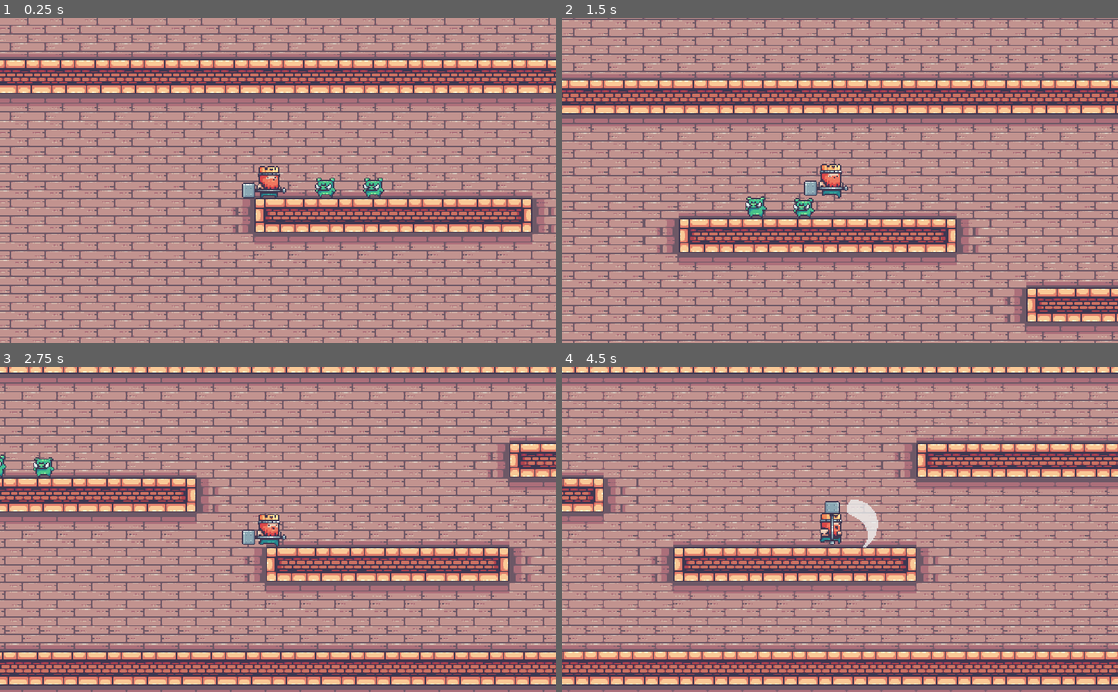
Above: before the commit, frames 1-4 (two rows, left to right).
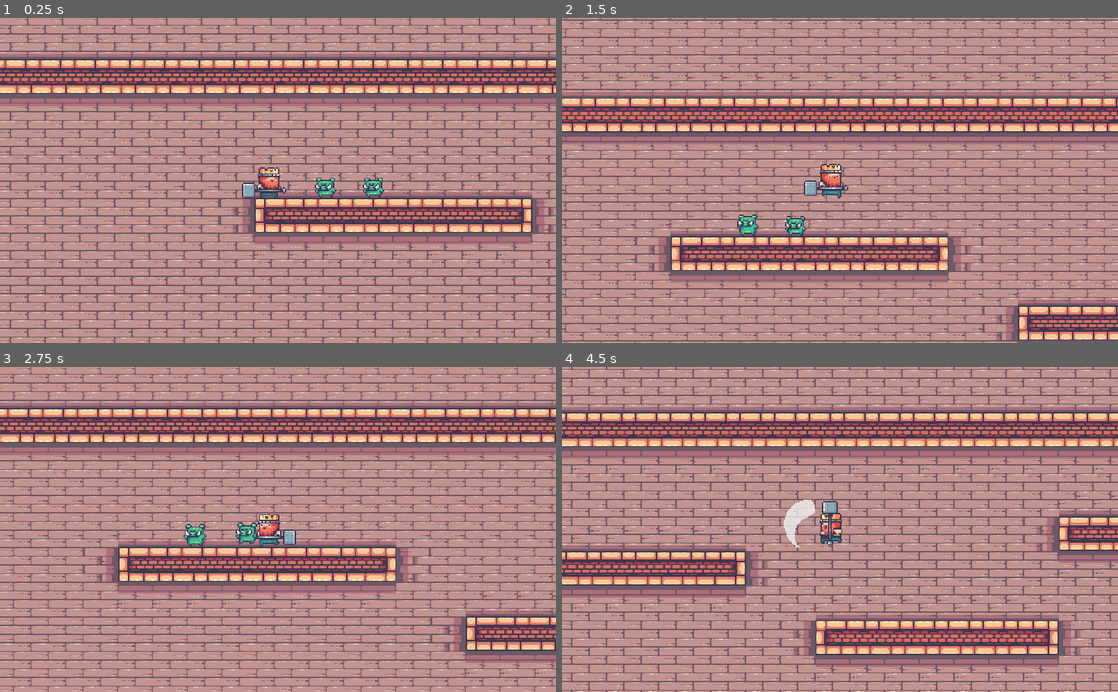
Above: after the commit, the same moments.

Repository: brunoskonrad/kings-and-pigs
Game: Godot game, scene res://Levels/Sandbox.tscn
Two runs of this game, one before a commit and one after it. Both use one fixed random seed, a clock stepped at 60 frames per second and the inputs below.
Inputs:
- Up to frame 1 (0.25 s): no input
- Up to frame 2 (1.5 s): hold Q (attack) 0.53-1.28 s; hold Right (ui_right) from 0.53 s (still down); tap Space (jump) at 0.77, 0.8, 1.07, 1.35 s
- Up to frame 3 (2.75 s): tap Space (jump) at 1.52, 1.82, 2.3 s; tap Q (attack) at 1.55 s; release Right (ui_right) at 2.03 s; hold Left (ui_left) from 2.03 s (still down); hold Q (attack) from 2.03 s (still down)
- Up to frame 4 (4.5 s): release Left (ui_left) at 2.78 s; release Q (attack) at 2.78 s; hold Right (ui_right) 2.78-4.28 s; tap Q (attack) at 2.85, 4.35 s; tap Space (jump) at 3.02, 3.32 s; hold Space (jump) 3.53-4.28 s; hold Left (ui_left) from 4.28 s (still down)

The runs differ from the first frame. In frame 1, 0.1% of the frame differs, in the area x 46-51%, y 45-51%; in frame 2, 56%; in frame 3, 61%; in frame 4, 75%, in the area x 0-100%, y 0-100%.

Commit message:
Move & jump and so

Diff:
--- a/Actors/Enemies/Pig/Pig.gd
+++ b/Actors/Enemies/Pig/Pig.gd
@@ -40,5 +40,4 @@
 		velocity.x = 0
 
 func _on_AnimatedSprite_dead_animation_finished():
-	print("DEAD")
 	queue_free()
--- a/Actors/Enemies/Pig/Pig.tscn
+++ b/Actors/Enemies/Pig/Pig.tscn
@@ -110,7 +110,6 @@
 position = Vector2( 2.16744e-07, 0 )
 frames = SubResource( 18 )
 animation = "idle"
-frame = 1
 playing = true
 script = ExtResource( 10 )
 
@@ -128,7 +127,6 @@
 [node name="State" type="Node" parent="."]
 script = ExtResource( 4 )
 host_path = NodePath("..")
-DEBUG = true
 
 [node name="Idle" type="Node" parent="State"]
 script = ExtResource( 6 )
--- a/Actors/Enemies/Pig/PigAnimation.gd
+++ b/Actors/Enemies/Pig/PigAnimation.gd
@@ -8,8 +8,6 @@
 	play(state)
 
 func _on_AnimatedSprite_animation_finished():
-	print("Animation finished: ", animation)
-
 	if animation == "hit":
 		emit_signal("hit_animation_finished")
 		return
--- /dev/null
+++ b/Actors/Player/ControlMovement.gd
@@ -0,0 +1,23 @@
+extends Node
+
+onready var player: PlayerKing = get_parent()
+
+func _physics_process(delta):
+	match player.get_running_direction():
+		"right":
+			move_to_right()
+		"left":
+			move_to_left()
+		_:
+			halt()
+
+func move_to_right():
+	player.velocity.x = player.speed
+	player.face_right()
+
+func move_to_left():
+	player.velocity.x = -player.speed
+	player.face_left()
+
+func halt():
+	player.velocity.x = 0
--- a/Actors/Player/Jump.gd
+++ b/Actors/Player/Jump.gd
@@ -9,4 +9,4 @@
 func enter_state(previous_state):
 	var host = host()
 
-	host.velocity.y = -550
+	host.velocity.y = -host.jump_strength
--- a/Actors/Player/PlayerKing.gd
+++ b/Actors/Player/PlayerKing.gd
@@ -1,14 +1,18 @@
 extends KinematicBody2D
 class_name PlayerKing
 
+signal direction_changed
+
 export(int) var speed = 300
+export(int) var jump_strength = 650
 
 onready var velocity: Vector2 = Vector2(0, 0)
 const FLOOR = Vector2(0, -1)
 
 var gravity = 1500
+var previous_position = Vector2()
 
-var previous_position = Vector2()
+var facing_direction = "right"
 
 func _physics_process(delta):
 	$State.physics_process(delta)
@@ -59,11 +63,19 @@
 	return Input.is_action_pressed("attack") and !$State.is_current_state("attack")
 
 func face_right():
-	$AnimatedSprite.scale.x = 1
-	$AnimatedSprite.position.x = 0
-	$Hammer.aim_to("right")
+	if facing_direction != "right" and not is_attacking():
+		$AnimatedSprite.scale.x = 1
+		$AnimatedSprite.position.x = 0
+		$Hammer.aim_to("right")
+		facing_direction = "right"
+
+		emit_signal("direction_changed", "right")
 
 func face_left():
-	$AnimatedSprite.scale.x = -1
-	$AnimatedSprite.position.x = -15
-	$Hammer.aim_to("left")
+	if facing_direction != "left" and not is_attacking():
+		$AnimatedSprite.scale.x = -1
+		$AnimatedSprite.position.x = -15
+		$Hammer.aim_to("left")
+		facing_direction = "left"
+
+		emit_signal("direction_changed", "left")
--- a/Actors/Player/PlayerKing.tscn
+++ b/Actors/Player/PlayerKing.tscn
@@ -13,6 +13,7 @@
 [ext_resource path="res://Actors/Player/Idle.gd" type="Script" id=11]
 [ext_resource path="res://Actors/Player/Run.gd" type="Script" id=12]
 [ext_resource path="res://Actors/Player/HammerAttack.gd" type="Script" id=13]
+[ext_resource path="res://Actors/Player/ControlMovement.gd" type="Script" id=14]
 
 [sub_resource type="AtlasTexture" id=1]
 atlas = ExtResource( 1 )
@@ -153,7 +154,7 @@
 [node name="AnimatedSprite" type="AnimatedSprite" parent="."]
 frames = SubResource( 25 )
 animation = "idle"
-frame = 7
+frame = 10
 playing = true
 script = ExtResource( 8 )
 
@@ -164,6 +165,7 @@
 [node name="State" type="Node" parent="."]
 script = ExtResource( 10 )
 host_path = NodePath("..")
+DEBUG = true
 
 [node name="Idle" type="Node" parent="State"]
 script = ExtResource( 11 )
@@ -200,8 +202,11 @@
 [node name="Cooldown" type="Timer" parent="Hammer"]
 wait_time = 0.4
 one_shot = true
+
+[node name="ControlMovement" type="Node" parent="."]
+script = ExtResource( 14 )
+[connection signal="state_changed" from="State" to="AnimatedSprite" method="_on_State_state_changed"]
 [connection signal="state_changed" from="State" to="." method="_on_State_state_changed"]
-[connection signal="state_changed" from="State" to="AnimatedSprite" method="_on_State_state_changed"]
 [connection signal="hammer_attack_animation_finished" from="Hammer" to="AnimatedSprite" method="_on_Hammer_hammer_attack_animation_finished"]
 [connection signal="start_hammer_attack" from="Hammer" to="AnimatedSprite" method="_on_Hammer_start_hammer_attack"]
 [connection signal="body_entered" from="Hammer/AttackArea" to="Hammer" method="_on_AttackArea_body_entered"]
--- a/Actors/Player/Run.gd
+++ b/Actors/Player/Run.gd
@@ -1,13 +1,7 @@
 extends "res://Actors/Player/KingState.gd"
 
 func state_logic(delta):
-	match host().get_running_direction():
-		"right":
-			run_to_right()
-		"left":
-			run_to_left()
-		_:
-			halt()
+	pass
 
 func get_transition(delta):
 	if !host().get_running_direction():
--- a/Scripts/StateMachine.gd
+++ b/Scripts/StateMachine.gd
@@ -54,7 +54,7 @@
 
 func is_current_state(expected_state):
 	if state != null:
-		state.state_name == expected_state
+		return state.state_name == expected_state
 	return false
 
 func _log(message):
--- a/tileset.tres
+++ b/tileset.tres
@@ -1,6 +1,7 @@
-[gd_resource type="TileSet" load_steps=7 format=2]
+[gd_resource type="TileSet" load_steps=8 format=2]
 
 [ext_resource path="res://Assets/14-TileSets/Terrain (32x32).png" type="Texture" id=1]
+[ext_resource path="res://Assets/14-TileSets/Decorations (32x32).png" type="Texture" id=2]
 
 [sub_resource type="ConvexPolygonShape2D" id=1]
 points = PoolVector2Array( -32, 0, 64, 0, 64, 32, -32, 32 )
@@ -105,3 +106,22 @@
 "shape_transform": Transform2D( 1, 0, 0, 1, 0, 0 )
 } ]
 2/z_index = 0
+3/name = "Decorations (32x32).png 3"
+3/texture = ExtResource( 2 )
+3/tex_offset = Vector2( 0, 0 )
+3/modulate = Color( 1, 1, 1, 1 )
+3/region = Rect2( 64, 64, 96, 32 )
+3/tile_mode = 1
+3/autotile/bitmask_mode = 1
+3/autotile/bitmask_flags = [ Vector2( 0, 0 ), 6, Vector2( 1, 0 ), 7, Vector2( 2, 0 ), 3 ]
+3/autotile/icon_coordinate = Vector2( 1, 0 )
+3/autotile/tile_size = Vector2( 32, 32 )
+3/autotile/spacing = 0
+3/autotile/occluder_map = [  ]
+3/autotile/navpoly_map = [  ]
+3/autotile/priority_map = [  ]
+3/autotile/z_index_map = [  ]
+3/occluder_offset = Vector2( 0, 0 )
+3/navigation_offset = Vector2( 0, 0 )
+3/shapes = [  ]
+3/z_index = 0
Not shown: 1 places in Actors/Player/PlayerKing.tscn that only renumber resources
